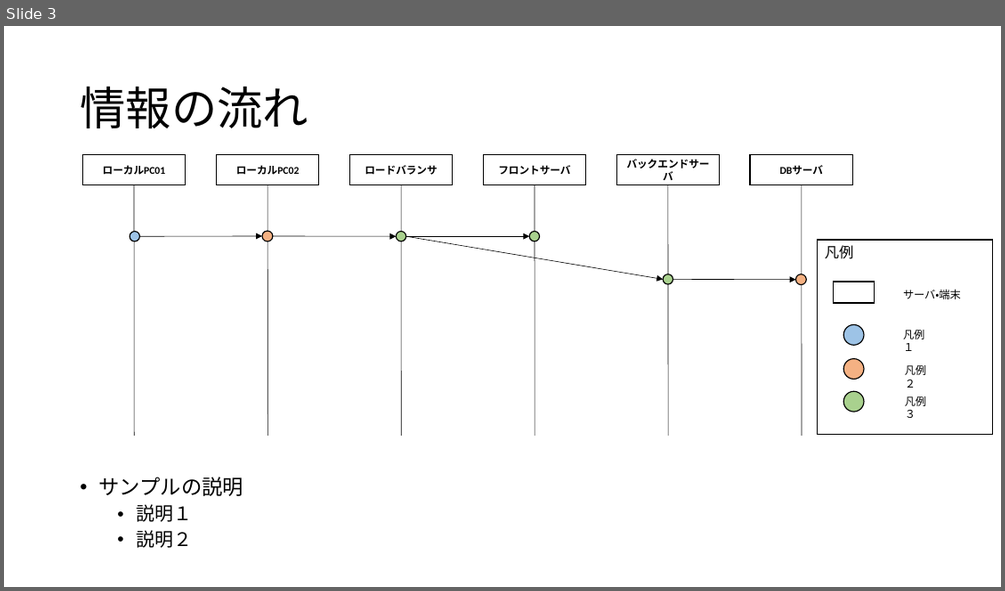
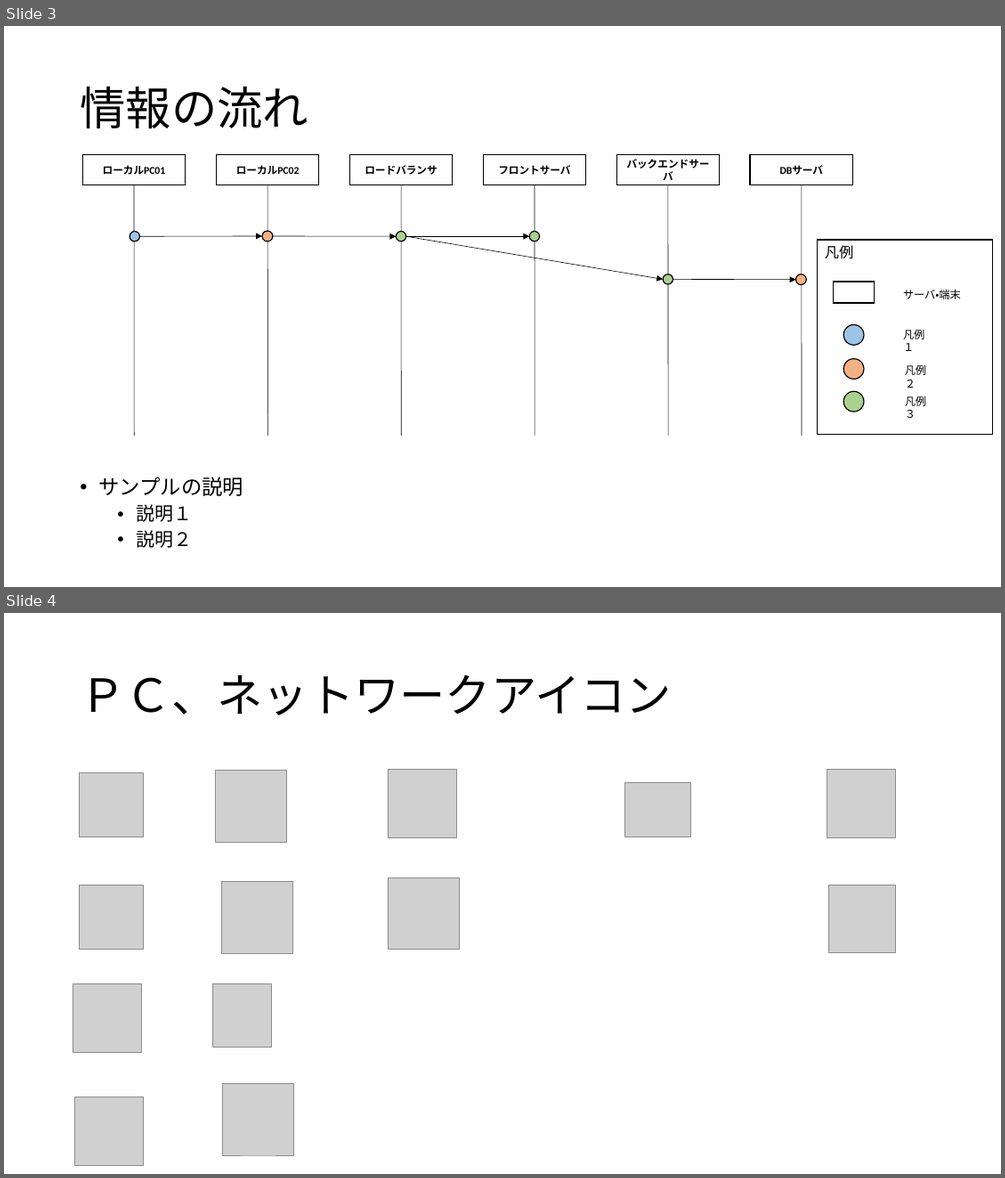
Before and after one commit to tsujimitsu/knowhow, a slide deck: designpattern/ネットワーク構成図サンプル.pptx. Shown one above the other, each under a label of ours: slide 3 before the commit, slides 3 and 4 after it. The pictures are 1005x591 and 1005x1178 pixels, drawn with LibreOffice and Linux fonts; fonts in the diff are those of the drawing; grey boxes stand for pictures. Boxes give left, top, right and bottom in pixels: in the first picture for what was removed or moved away, otherwise in the second. Text is boxed around its words. In the diff, an @@ line names an element or a change of style, - is before the commit and + after.

Commit message:
アイコン追加

```diff
--- a/designpattern/ネットワーク構成図サンプル.pptx
+++ b/designpattern/ネットワーク構成図サンプル.pptx
@@ slide 4 added at <box>4,613,1001,1174</box>, background #FFFFFF @@
@@ title added at <box>80,674,672,715</box>, 44 pt, text #000000 @@
+ＰＣ、ネットワークアイコン
@@ picture added at <box>79,772,143,836</box> @@
@@ picture added at <box>216,770,287,842</box> @@
@@ picture added at <box>388,770,456,838</box> @@
@@ picture added at <box>827,770,896,838</box> @@
@@ picture added at <box>624,783,690,836</box> @@
@@ picture added at <box>388,877,460,949</box> @@
@@ picture added at <box>79,885,143,949</box> @@
@@ picture added at <box>222,882,293,953</box> @@
@@ picture added at <box>829,885,896,952</box> @@
@@ picture added at <box>73,984,142,1053</box> @@
@@ picture added at <box>212,983,272,1046</box> @@
@@ picture added at <box>222,1083,294,1155</box> @@
@@ picture added at <box>74,1097,143,1166</box> @@
```
Also in this commit, not shown: 2 other slides added.
